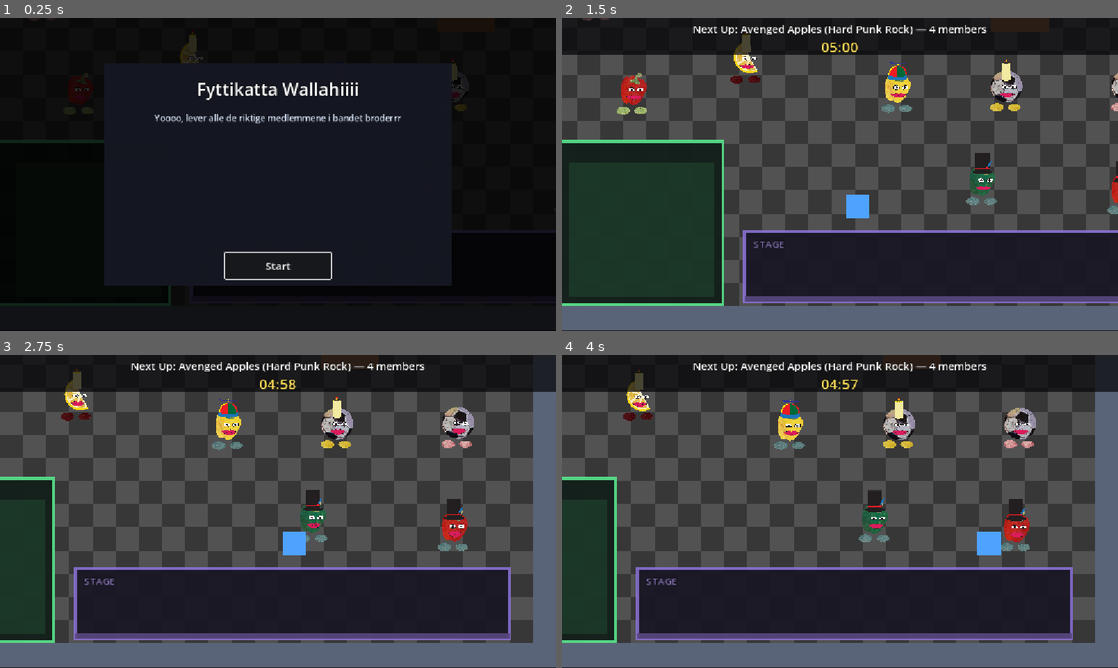
Above: before the commit, frames 1-4 (two rows, left to right).
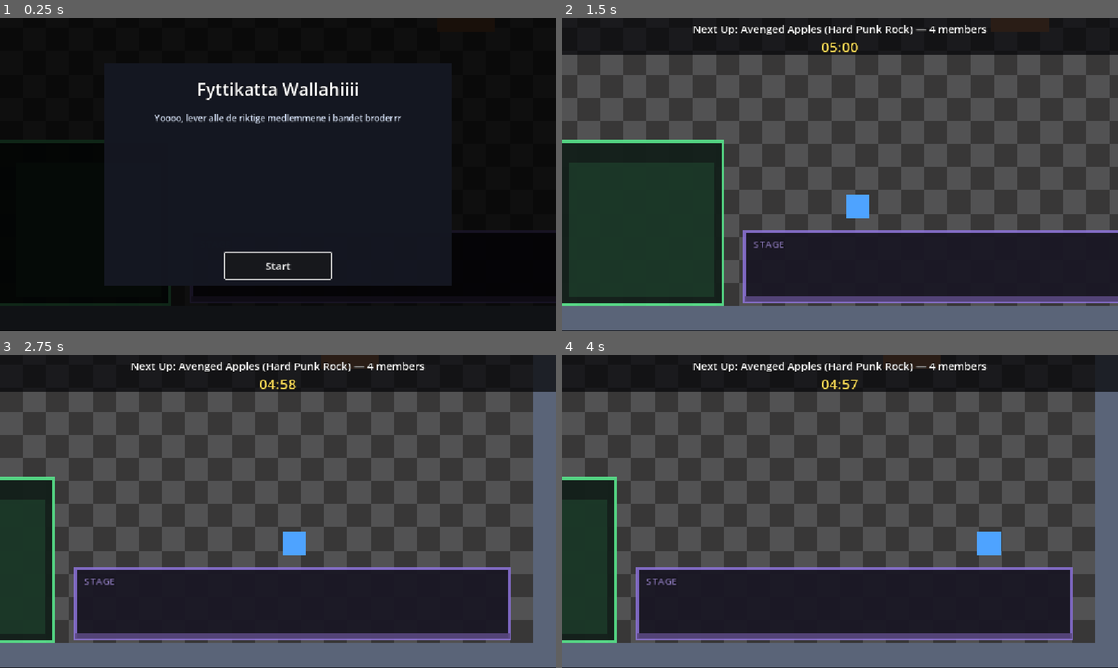
Above: after the commit, the same moments.

Repository: hexahigh/cool-game-project
Game: Godot game, scene res://scenes/main.tscn
Two runs of this game, one before a commit and one after it. Both use one fixed random seed, a clock stepped at 60 frames per second and the inputs below.
Inputs (mouse positions are in pixels of both pictures, inside the frame that each line leads up to):
- Up to frame 1 (0.25 s): no input
- Up to frame 2 (1.5 s): click "Start" at 0.5 s; tap Enter at 1.25 s; move the mouse to (962, 158) at 1.27 s; hold D (move_right) from 1.28 s (still down); click (962, 158) at 1.42 s
- Up to frame 3 (2.75 s): release D (move_right) at 2 s; drag from (166, 527) to (250, 574) at 2.02 s
- Up to frame 4 (4 s): move the mouse to (895, 442) at 2.77 s; hold D (move_right) 2.78-3.5 s; drag from (812, 574) to (673, 464) at 3.52 s

The runs differ from the first frame. In frame 1, 0.4% of the frame differs, in the area x 5-85%, y 0-31%; in frame 2, 2.6%; in frame 3, 2.8%; in frame 4, 2.9%, in the area x 11-86%, y 4-63%.

Commit message:
Add hands to band member

Diff:
--- a/entities/band_member.tscn
+++ b/entities/band_member.tscn
@@ -5,6 +5,7 @@
 [ext_resource type="Texture2D" uid="uid://daly6hrxmw0vj" path="res://assets/sprites/eyes/default_eyes.png" id="3_amg7d"]
 [ext_resource type="PackedScene" uid="uid://2nabyqot1lvh" path="res://entities/mouth.tscn" id="3_udyt4"]
 [ext_resource type="Texture2D" uid="uid://ulbx78pgonep" path="res://assets/sprites/accessories/top_hat.png" id="4_jhqwb"]
+[ext_resource type="Texture2D" uid="uid://b4j62ob1ayf6g" path="res://assets/sprites/hands/brown_hand.png" id="6_udyt4"]
 
 [sub_resource type="Animation" id="Animation_amg7d"]
 length = 0.001
@@ -1287,6 +1288,7 @@
 }
 
 [node name="BandMember" type="Node2D" unique_id=1355637323]
+scale = Vector2(1e-05, 1e-05)
 
 [node name="right_foot" type="Sprite2D" parent="." unique_id=1324611511]
 position = Vector2(2.9999995, -3.0000002)
@@ -1294,6 +1296,11 @@
 texture = ExtResource("1_ixuau")
 offset = Vector2(183.60652, 49.902527)
 
+[node name="right_hand" type="Sprite2D" parent="." unique_id=1342729817]
+position = Vector2(16, -16)
+scale = Vector2(0.020812498, 0.018859377)
+texture = ExtResource("6_udyt4")
+
 [node name="body" type="Sprite2D" parent="." unique_id=887108495]
 position = Vector2(-8.000001, -13.999996)
 scale = Vector2(0.045, 0.045)
@@ -1305,6 +1312,7 @@
 
 [node name="eyes" type="Sprite2D" parent="body" unique_id=740870741]
 position = Vector2(244.44446, -333.33337)
+scale = Vector2(1e-05, 1e-05)
 texture = ExtResource("3_amg7d")
 
 [node name="accessory" type="Sprite2D" parent="body" unique_id=644283547]
@@ -1321,3 +1329,8 @@
 
 [node name="AnimationPlayer" type="AnimationPlayer" parent="." unique_id=787537812]
 libraries/ = SubResource("AnimationLibrary_amg7d")
+
+[node name="left_hand" type="Sprite2D" parent="." unique_id=1952351938]
+position = Vector2(-22, -17.000002)
+scale = Vector2(0.021, 0.021)
+texture = ExtResource("6_udyt4")
